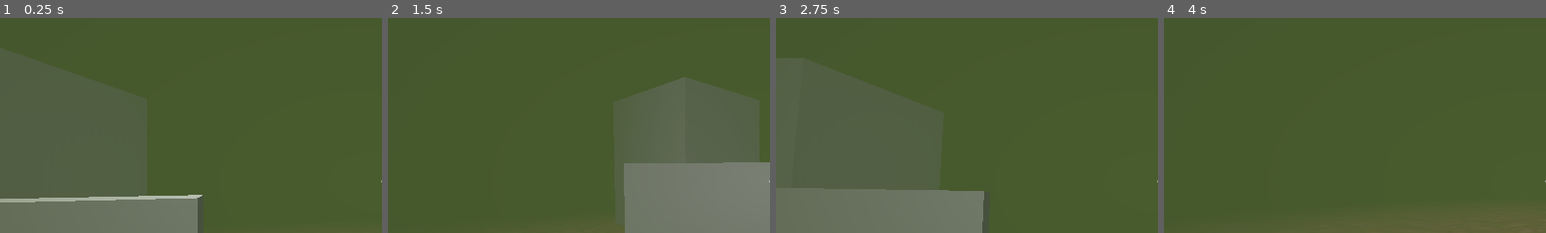
Above: before the commit, frames 1-4 (left to right).
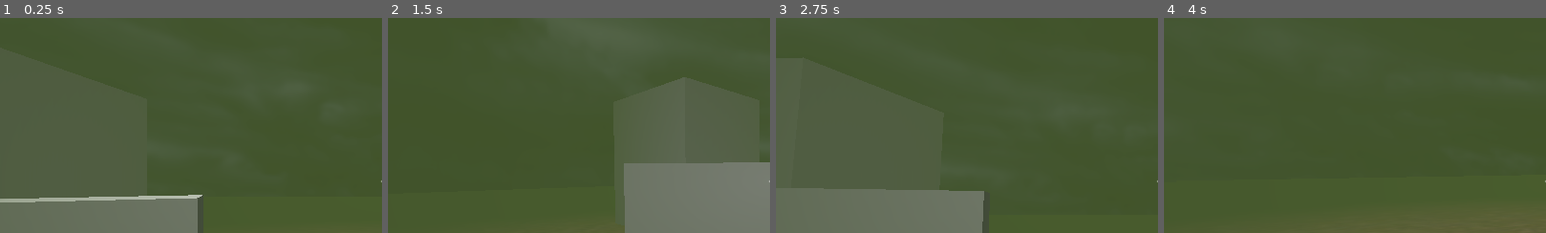
Above: after the commit, the same moments.

Repository: Sea-Men-Studios/Despair
Game: Godot game, scene res://scenes/test_environment.tscn
The game is run twice, just before and just after one commit, with the same random seed, the same clock (stepped at 60 frames per second) and the same inputs. Sound files missing from this copy of the repository are replaced by a short silence.
Inputs (mouse positions are % of the whole screen's width and height, from its top left):
- Up to frame 1 (0.25 s): no input
- Up to frame 2 (1.5 s): tap Enter at 0.5 s; move the mouse to (55, 50) at 0.52 s; hold P (freecam_toggle) 0.53-1.28 s; hold W (forwards) from 0.53 s (still down); click (55, 50) at 0.67 s; tap Space at 1.25 s; move the mouse to (45, 50) at 1.27 s; tap E (interact) at 1.35 s
- Up to frame 3 (2.75 s): keep holding W (forwards); tap Enter at 2 s; move the mouse to (52, 48) at 2.02 s; tap Q at 2.1 s
- Up to frame 4 (4 s): keep holding W (forwards); tap Space at 2.75 s; move the mouse to (49, 52) at 2.77 s; tap Shift at 2.85 s; click (49, 52) at 2.92 s; tap Enter at 3.5 s; move the mouse to (57, 51) at 3.52 s; tap Alt at 3.6 s
The pictures show only the part of the screen within x 0-50%, y 12-62%; the shares and areas given below are measured in that part.

The runs differ from the first frame. In frame 2, 0.3% of the frame differs, in the area x 49-63%, y 3-10%; in frame 3, less than 0.1%; in frame 4, less than 0.1%.

Commit message:
Added sky
Added a sky using a shader material to layer 2 spinning sky, changed fog sky affect to show it.

Diff:
--- /dev/null
+++ b/assets/shaders/new_shader.gdshader
@@ -0,0 +1,29 @@
+shader_type sky;
+
+uniform sampler2D panorama_a : source_color, filter_linear;
+uniform sampler2D panorama_b : source_color, filter_linear;
+uniform float speed_a : hint_range(-1.0, 1.0) = 0.02;
+uniform float speed_b : hint_range(-1.0, 1.0) = -0.02;
+uniform float blend_b : hint_range(0.0, 1.0) = 0.5;
+
+vec3 rotate_y(vec3 v, float angle) {
+    float s = sin(angle);
+    float c = cos(angle);
+    return vec3(c * v.x + s * v.z, v.y, -s * v.x + c * v.z);
+}
+
+vec2 panorama_uv(vec3 dir) {
+    float phi = atan(dir.z, dir.x);
+    float theta = acos(dir.y);
+    return vec2(phi / (2.0 * PI) + 0.5, theta / PI);
+}
+
+void sky() {
+    vec3 dir_a = rotate_y(EYEDIR, TIME * speed_a);
+    vec3 dir_b = rotate_y(EYEDIR, TIME * speed_b);
+
+    vec3 col_a = texture(panorama_a, panorama_uv(dir_a)).rgb;
+    vec3 col_b = texture(panorama_b, panorama_uv(dir_b)).rgb;
+
+    COLOR = mix(col_a, col_b, blend_b);
+}
--- a/scenes/test_environment.tscn
+++ b/scenes/test_environment.tscn
@@ -1,5 +1,7 @@
 [gd_scene format=3 uid="uid://d2vfs1qvkkqlr"]
 
+[ext_resource type="Texture2D" uid="uid://clcgy0xco0hdp" path="res://assets/textures/sky.exr" id="1_2qg6i"]
+[ext_resource type="Shader" uid="uid://dmcn8vye0bj2x" path="res://assets/shaders/new_shader.gdshader" id="1_q7yga"]
 [ext_resource type="Texture2D" uid="uid://dav75n60ubaek" path="res://assets/textures/sky.jpg" id="3_frvy6"]
 [ext_resource type="PackedScene" uid="uid://dulbjs303pf3h" path="res://scenes/Player.tscn" id="3_nbain"]
 [ext_resource type="Texture2D" uid="uid://2rrm25svrirb" path="res://assets/textures/dead_grass.jpg" id="4_b2arr"]
@@ -12,13 +14,27 @@
 [ext_resource type="Script" uid="uid://c2rmuwdteiwgg" path="res://src/audio_stream_player.gd" id="17_ju4s4"]
 [ext_resource type="AudioStream" uid="uid://dxwxwwofkywwj" path="res://assets/Audio/morsecodetest.ogg" id="18_wwk3j"]
 
+[sub_resource type="ShaderMaterial" id="ShaderMaterial_q7yga"]
+shader = ExtResource("1_q7yga")
+shader_parameter/panorama_a = ExtResource("1_2qg6i")
+shader_parameter/panorama_b = ExtResource("1_2qg6i")
+shader_parameter/speed_a = 0.02000004845000003
+shader_parameter/speed_b = -0.019999953450000052
+shader_parameter/blend_b = 0.5
+
+[sub_resource type="Sky" id="Sky_htbyd"]
+sky_material = SubResource("ShaderMaterial_q7yga")
+
 [sub_resource type="Environment" id="Environment_83ng5"]
+background_mode = 2
+sky = SubResource("Sky_htbyd")
 fog_enabled = true
 fog_mode = 1
 fog_light_color = Color(0.29411766, 0.37254903, 0.1764706, 1)
-fog_density = 1.0
+fog_sky_affect = 0.75
 fog_depth_begin = 0.0
 fog_depth_end = 20.0
+volumetric_fog_enabled = true
 volumetric_fog_density = 0.0
 
 [sub_resource type="StandardMaterial3D" id="StandardMaterial3D_lnu2h"]
Not shown, added: assets/shaders/new_shader.gdshader.uid
Binary file added: assets/textures/sky.exr
Not shown, added: assets/textures/sky.exr.import
